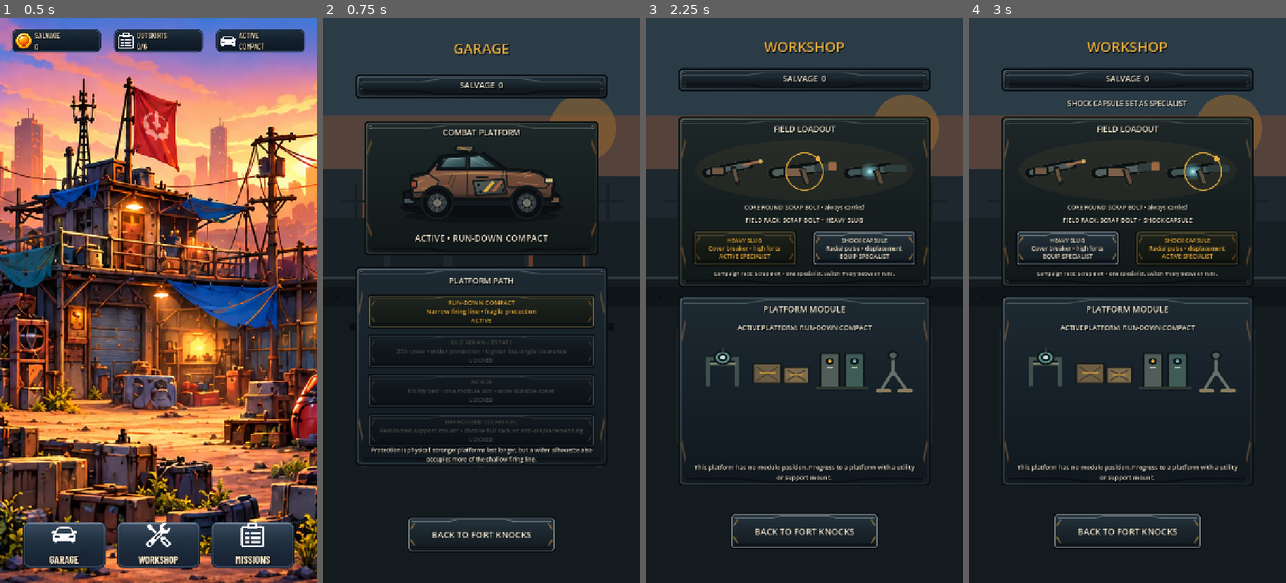
Above: before the commit, frames 1-4 (left to right).
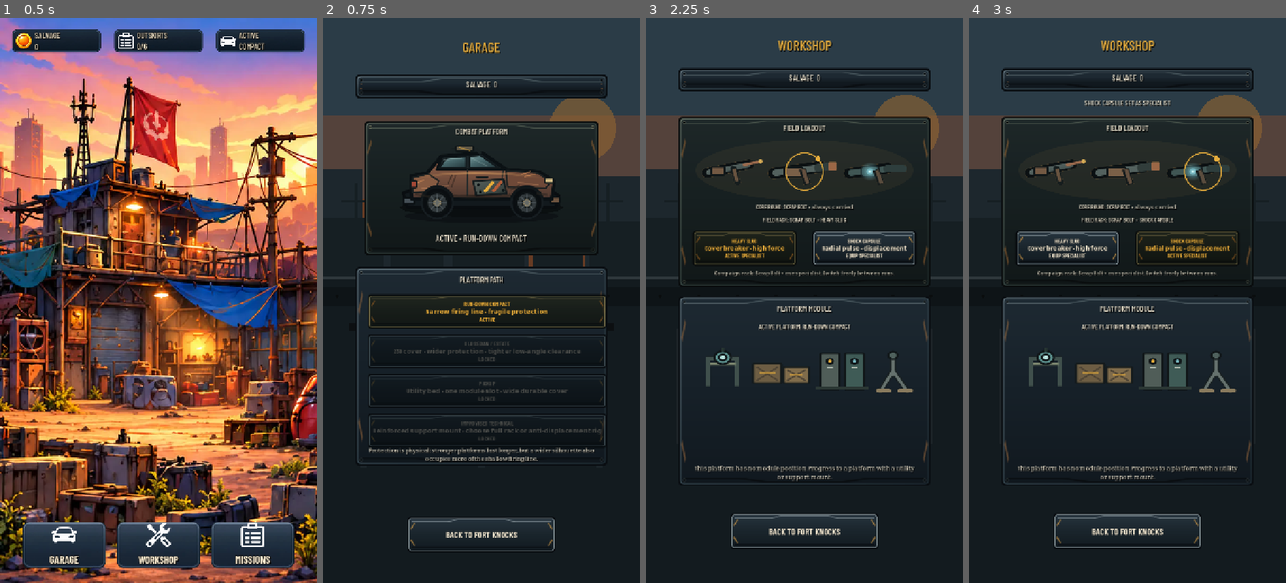
Above: after the commit, the same moments.

Repository: phantompixel-developer/FortKnocks
Game: Godot game, scene res://game/core/app.tscn
Two runs of this game, one before a commit and one after it. Both use one fixed random seed, a clock stepped at 60 frames per second and the inputs below.
Inputs:
- Up to frame 1 (0.5 s): no input
- Up to frame 2 (0.75 s): click "GARAGE" at 0.5 s
- Up to frame 3 (2.25 s): click "BACK TO FORT KNOCKS" at 1.25 s; click "WORKSHOP" at 2 s
- Up to frame 4 (3 s): click "SHOCK CAPSULE Radial pulse • …" at 2.75 s

Frame 1 is identical in both runs. In frame 2, 3.5% of the frame differs, in the area x 14-90%, y 4-92%; in frame 3, 3.6%; in frame 4, 4.0%, in the area x 15-85%, y 4-92%.

Commit message:
ui: activate authored Barlow typography

Diff:
--- a/game/presentation/fort_knocks_theme.gd
+++ b/game/presentation/fort_knocks_theme.gd
@@ -4,6 +4,8 @@
 const ProductionArtScript := preload("res://game/presentation/production_art.gd")
 const PANEL_TEXTURE_PATH := "res://assets/art/production/shared/ui/panel_industrial.svg"
 const BUTTON_TEXTURE_PATH := "res://assets/art/production/shared/ui/button_industrial.svg"
+const FONT_MEDIUM_PATH := "res://assets/art/production/hub/reference_v1/fonts/BarlowCondensed-Medium.ttf"
+const FONT_BOLD_PATH := "res://assets/art/production/hub/reference_v1/fonts/BarlowCondensed-Bold.ttf"
 
 # Locked production palette: dark industrial UI, warm salvage lighting, restrained cold-tech accents.
 const COAL := Color("111820")
@@ -29,6 +31,12 @@
 	var panel_texture: Texture2D = ProductionArtScript.texture_from_svg(PANEL_TEXTURE_PATH)
 	var button_texture: Texture2D = ProductionArtScript.texture_from_svg(BUTTON_TEXTURE_PATH)
 	var theme := Theme.new()
+	var medium_font := load(FONT_MEDIUM_PATH) as Font
+	var bold_font := load(FONT_BOLD_PATH) as Font
+	if medium_font != null:
+		theme.default_font = medium_font
+	if bold_font != null:
+		theme.set_font("font", "Button", bold_font)
 	theme.set_color("font_color", "Label", BONE)
 	theme.set_color("font_shadow_color", "Label", Color(0.0, 0.0, 0.0, 0.66))
 	theme.set_constant("shadow_offset_x", "Label", 2)
